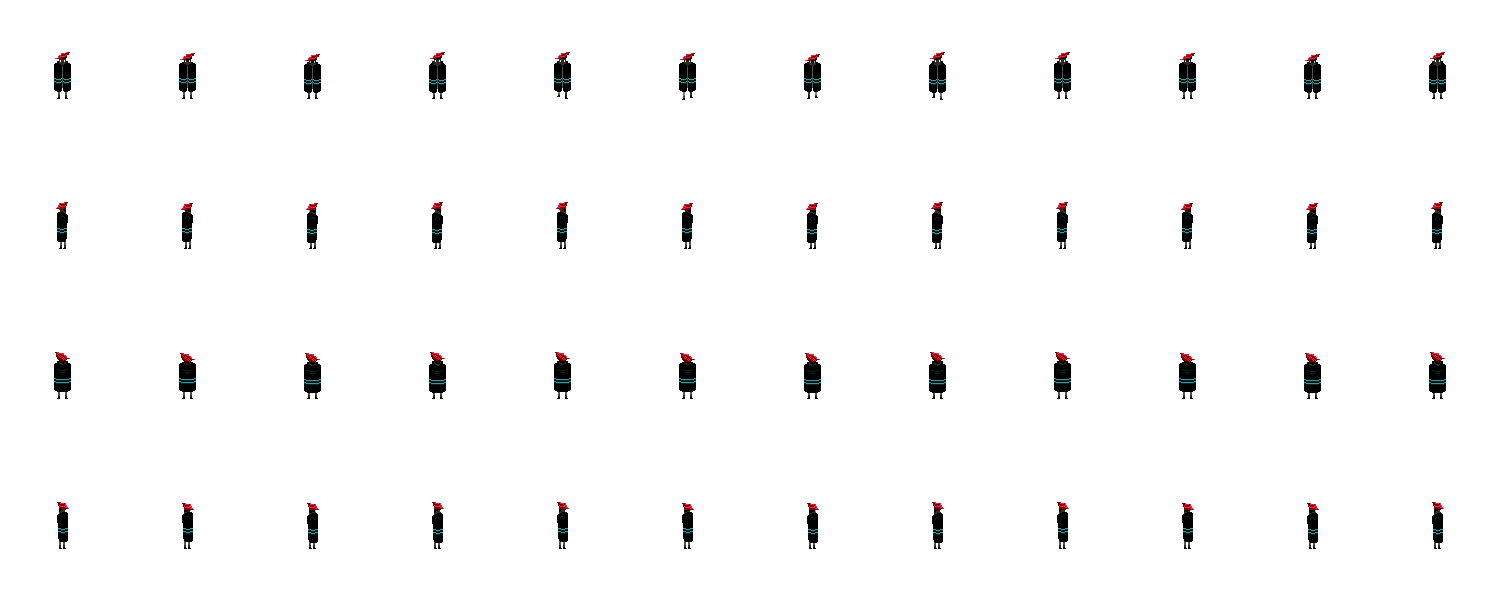
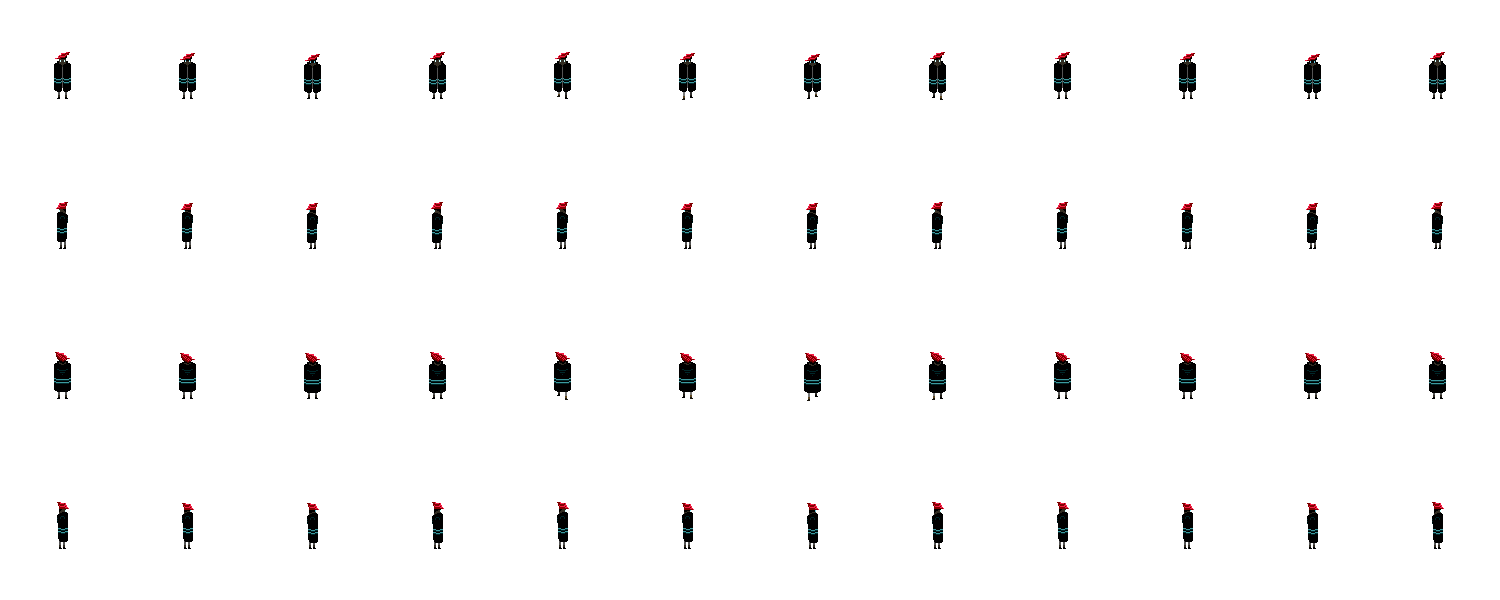
Layers edited between the first and the second 1500 × 600 image:
painted on "main4" over box(557, 94, 942, 401)
